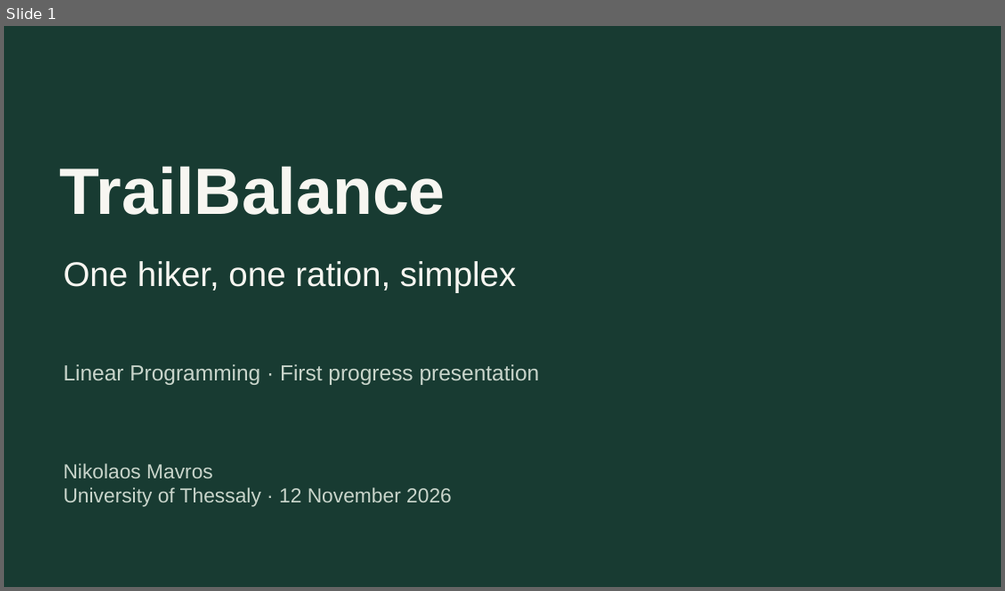
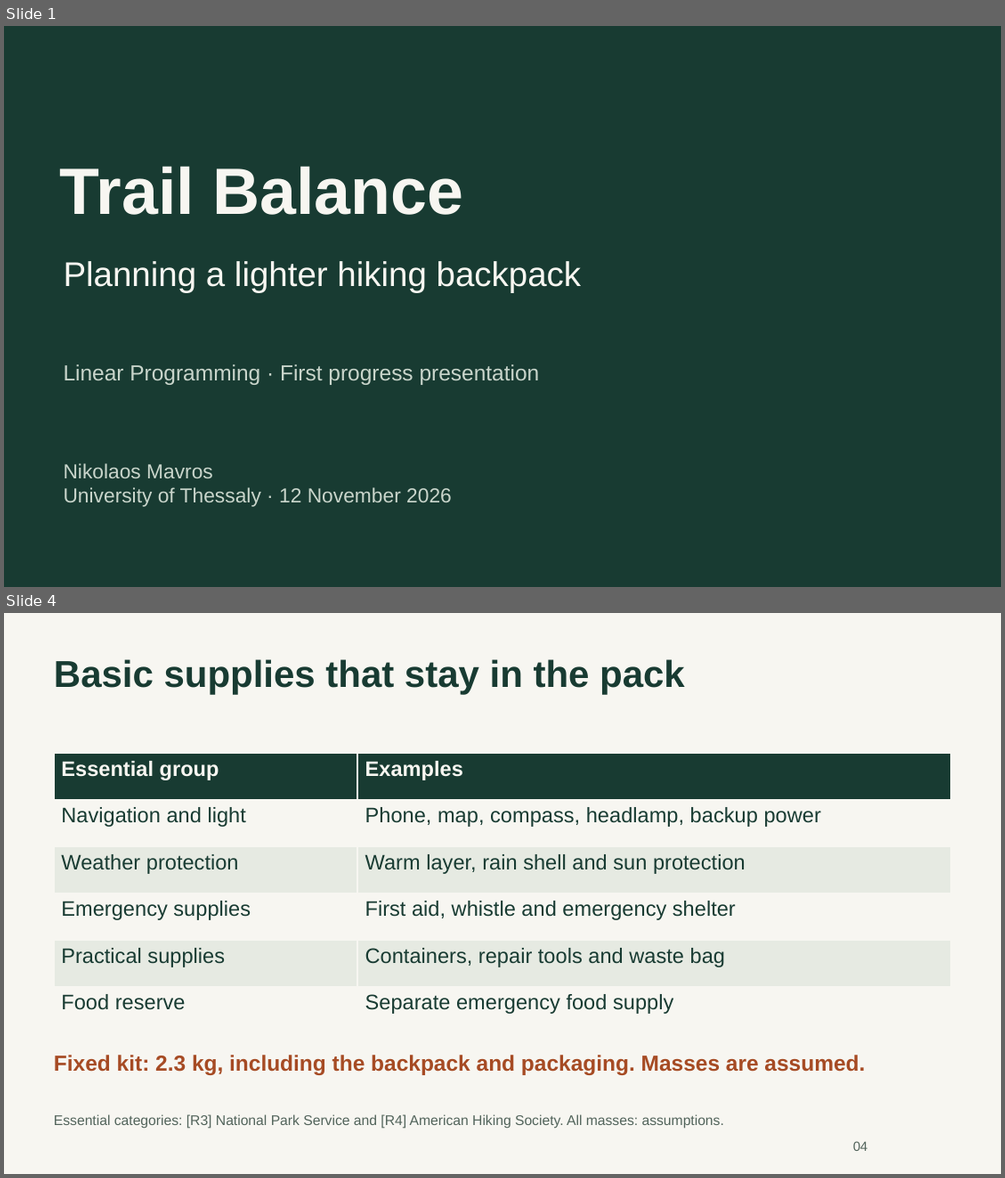
Before and after one commit to mavroul1s/TrailBalance, a slide deck: presentations/milestone-01/TrailBalance-Milestone-01.pptx. Shown one above the other, each under a label of ours: slide 1 before the commit, slides 1 and 4 after it; the slides between them are not shown. The pictures are 1005x591 and 1005x1178 pixels, drawn with LibreOffice and Linux fonts; fonts in the diff are those of the drawing. Boxes give left, top, right and bottom in pixels: in the first picture for what was removed or moved away, otherwise in the second. Text is boxed around its words. In the diff, an @@ line names an element or a change of style, - is before the commit and + after.

Commit message:
Focus Trail Balance presentation on the hiking problem and clarify notation

```diff
--- a/presentations/milestone-01/TrailBalance-Milestone-01.pptx
+++ b/presentations/milestone-01/TrailBalance-Milestone-01.pptx
@@ slide 4 added at (x1=4, y1=613, x2=1001, y2=1174), background #F7F6F1 @@
@@ text added at (x1=54, y1=659, x2=685, y2=695), 36 pt, text #183B32, bold @@
+Basic supplies that stay in the pack
@@ table added at (x1=54, y1=754, x2=952, y2=1034), 6 rows, 2 columns @@
+Essential group | Examples
+Navigation and light | Phone, map, compass, headlamp, backup power
+Weather protection | Warm layer, rain shell and sun protection
+Emergency supplies | First aid, whistle and emergency shelter
+Practical supplies | Containers, repair tools and waste bag
+Food reserve | Separate emergency food supply
@@ text added at (x1=54, y1=1054, x2=865, y2=1075), 21 pt, text #A64B24, bold @@
+Fixed kit: 2.3 kg, including the backpack and packaging. Masses are assumed.
@@ text added at (x1=54, y1=1114, x2=724, y2=1128), 13.5 pt, text #52645B @@
+Essential categories: [R3] National Park Service and [R4] American Hiking Society. All masses: assumptions.
@@ text added at (x1=853, y1=1141, x2=868, y2=1151), 12.8 pt, text #52645B @@
+04
@@ slide 1 changed as well @@
@@ text at (x1=60, y1=166, x2=463, y2=215): spaces changed @@
-TrailBalance
+Trail Balance
@@ text at (x1=64, y1=261, x2=582, y2=292): text changed @@
-One hiker, one ration, simplex
+Planning a lighter hiking backpack
```
Also in this commit, not shown: 9 other slides changed, 9 other slides added, 8 slides removed, 8 other files.
